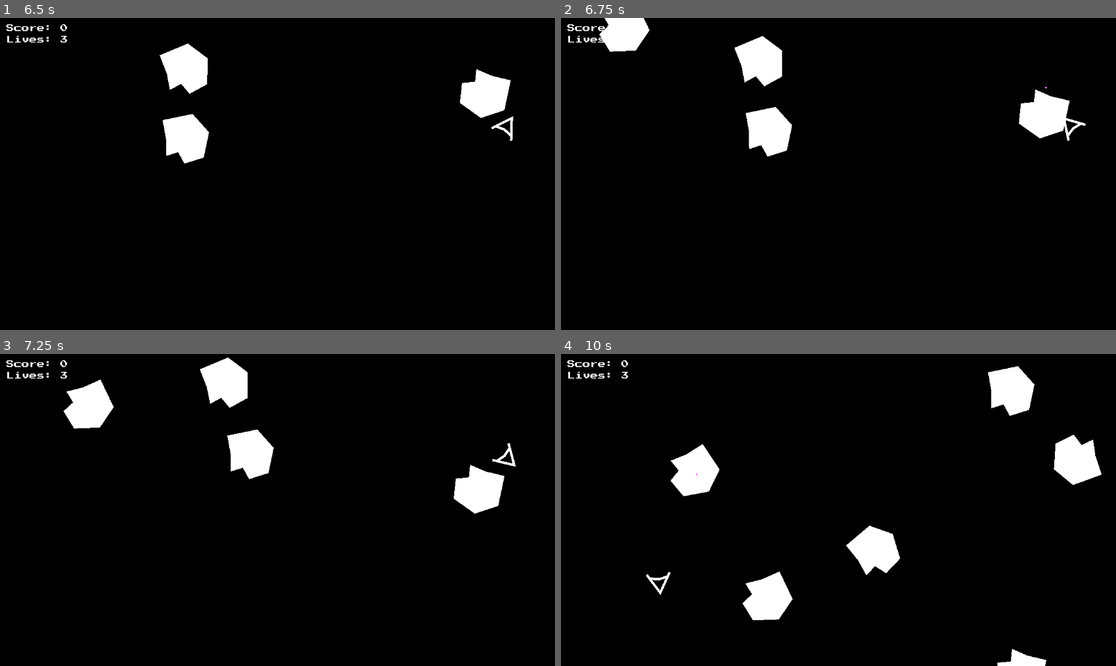
Above: before the commit, frames 1-4 (two rows, left to right).
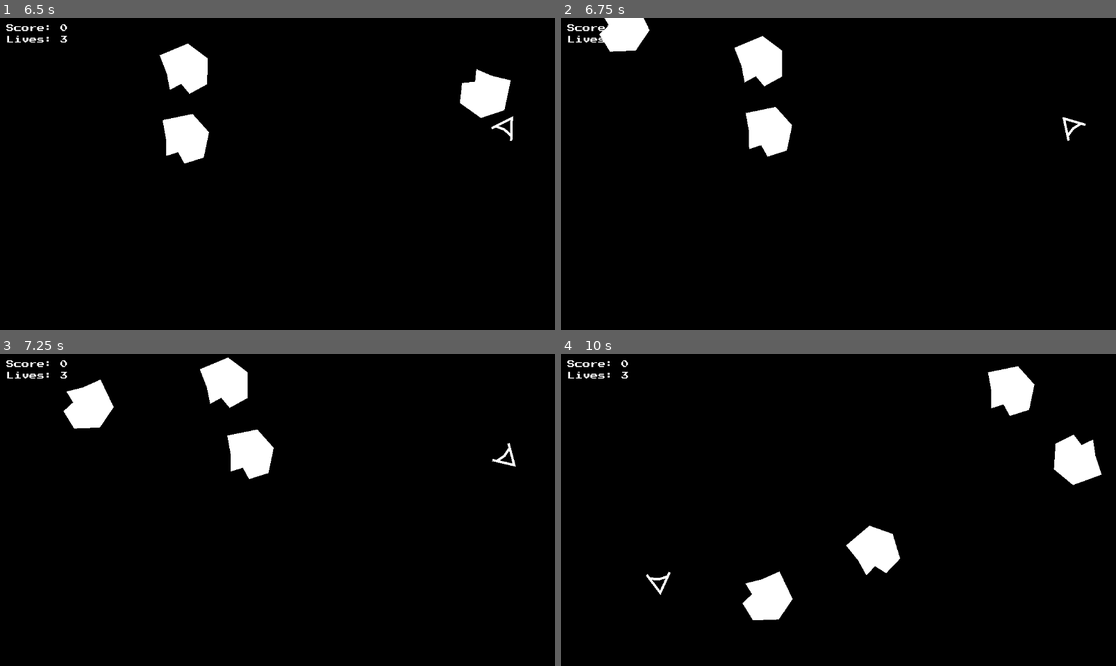
Above: after the commit, the same moments.

Repository: evanboerchers/asteroids
Game: Godot game, scene res://menu/menu.tscn
The game is run twice, just before and just after one commit, with the same random seed, the same clock (stepped at 60 frames per second) and the same inputs.
Inputs:
- Up to frame 1 (6.5 s): click "Play Game" at 0.5 s; tap Enter at 1.25 s; hold D (move_right) 1.28-2.03 s; tap Space (shoot) every 0.75 s from 1.35 to 5.85 s; hold A (move_left) 2.03-2.78 s; hold D (move_right) 2.78-3.53 s; hold W (move_up) 3.53-4.28 s; hold A (move_left) from 4.28 s (still down)
- Up to frame 2 (6.75 s): release A (move_left) at 6.53 s; hold D (move_right) from 6.53 s (still down); tap Space (shoot) at 6.6 s
- Up to frame 3 (7.25 s): keep holding D (move_right)
- Up to frame 4 (10 s): release D (move_right) at 7.28 s; hold W (move_up) 7.28-8.03 s; tap Space (shoot) every 0.75 s from 7.35 to 9.6 s; hold D (move_right) 8.03-8.78 s; hold A (move_left) from 8.78 s (still down)

Frame 1 is identical in both runs. In frame 2, 1.0% of the frame differs, in the area x 82-92%, y 22-39%; in frame 3, 1.0%; in frame 4, 1.2%, in the area x 19-88%, y 28-100%.

Commit message:
projectile

Diff:
--- a/asteroid/asteroid.gd
+++ b/asteroid/asteroid.gd
@@ -10,5 +10,5 @@
 	queue_free()
 
 func _on_body_entered(body: Node) -> void:
-	if body.is_in_group('projectile'):
-		hit()
+	hit()
+	body.queue_free()
--- a/asteroid/asteroid.tscn
+++ b/asteroid/asteroid.tscn
@@ -20,4 +20,5 @@
 [node name="VisibleOnScreenNotifier2D" type="VisibleOnScreenNotifier2D" parent="."]
 rect = Rect2(-50, -50, 100, 100)
 
+[connection signal="body_entered" from="." to="." method="_on_body_entered"]
 [connection signal="screen_exited" from="VisibleOnScreenNotifier2D" to="." method="_on_visible_on_screen_notifier_2d_screen_exited"]
--- a/projectile/projectile.gd
+++ b/projectile/projectile.gd
@@ -8,6 +8,9 @@
 func _physics_process(delta: float) -> void:
 	position += transform.x * speed * delta
 
-
 func _on_visible_on_screen_notifier_2d_screen_exited() -> void:
 	queue_free()
+
+func _on_body_entered(body:Node2D) -> void:
+	body.queue_free()
+	queue_free()
--- a/projectile/projectile.tscn
+++ b/projectile/projectile.tscn
@@ -7,6 +7,7 @@
 radius = 4.0
 
 [node name="Projectile" type="Area2D"]
+scale = Vector2(0.999302, 0.971346)
 collision_mask = 3
 script = ExtResource("1_makwg")
 
@@ -23,4 +24,5 @@
 position = Vector2(4.76837e-07, 4.76837e-07)
 scale = Vector2(0.2, 0.2)
 
+[connection signal="body_entered" from="." to="." method="_on_body_entered"]
 [connection signal="screen_exited" from="VisibleOnScreenNotifier2D" to="." method="_on_visible_on_screen_notifier_2d_screen_exited"]
